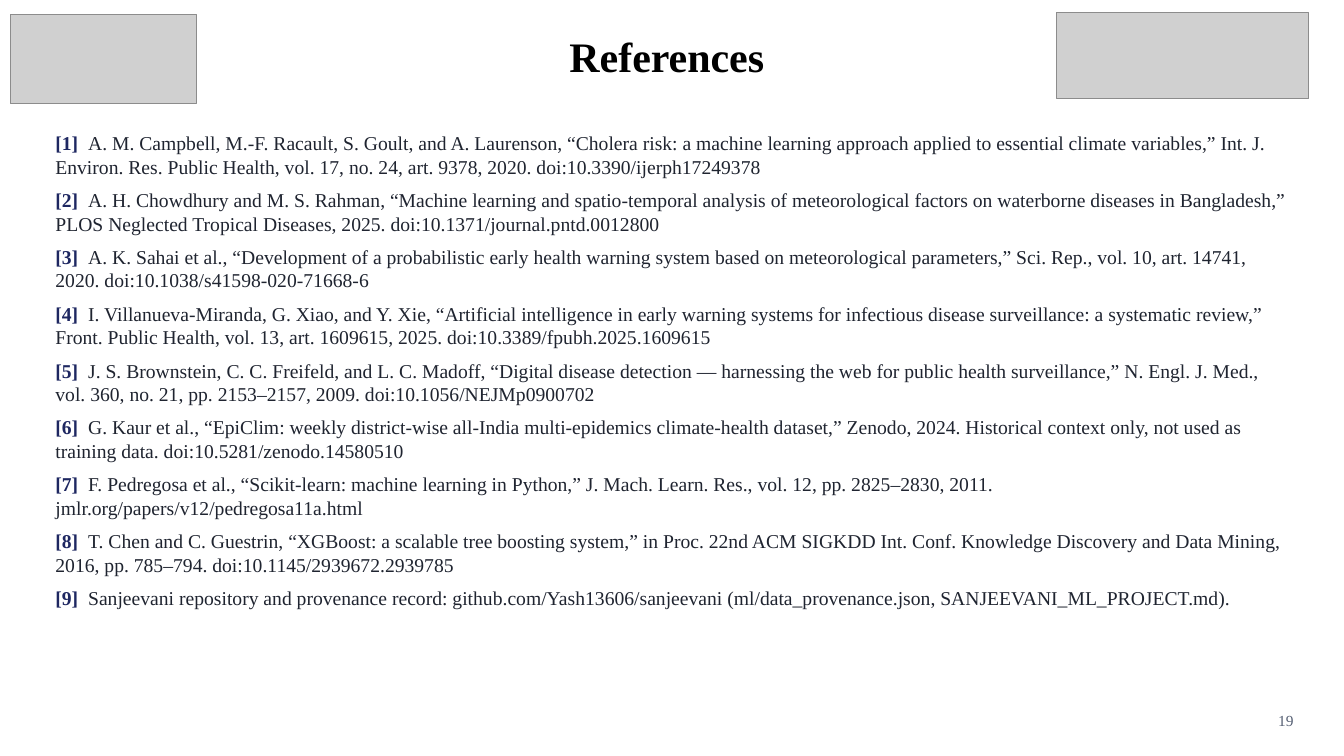
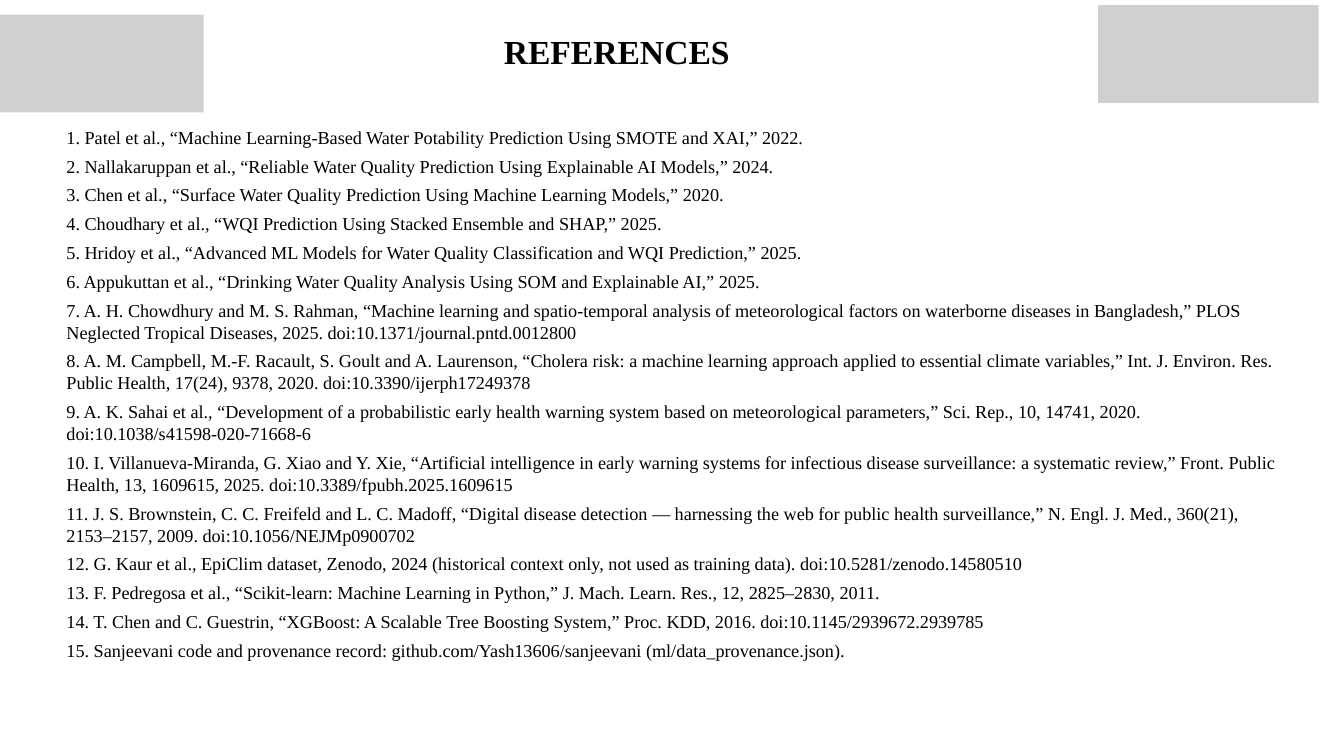
Before and after one commit to Yash13606/sanjeevani, a slide deck: slide 25 of presentation/Sanjeevani_ML_PPT.pptx (slide 19 before the commit). Drawn at 1344x756 pixels with LibreOffice and Linux fonts; fonts in the diff are those of the drawing; grey boxes stand for pictures. Boxes give left, top, right and bottom in pixels: in the first picture for what was removed or moved away, otherwise in the second. Text is boxed around its words. In the diff, an @@ line names an element or a change of style, - is before the commit and + after.

```diff
--- a/presentation/Sanjeevani_ML_PPT.pptx
+++ b/presentation/Sanjeevani_ML_PPT.pptx
@@ picture: place and size @@
-picture at <box>10,14,197,104</box>
+picture at <box>0,15,204,113</box>
@@ text "REFERENCES" at <box>504,41,730,65</box>: vertical alignment middle to top @@
@@ picture: place and size @@
-picture at <box>1057,12,1309,99</box>
+picture at <box>1099,5,1320,103</box>
@@ text at <box>504,41,730,65</box>: text changed; size 30 to 24 pt @@
-References
+REFERENCES
@@ text at <box>66,131,1275,661</box>: text changed; size 14 to 13 pt; text colour #1F2430 to #000000 @@
-[1] A. M. Campbell, M.-F. Racault, S. Goult, and A. Laurenson, “Cholera risk: a machine learning approach applied to essential climate variables,” Int. J. Environ. Res. Public Health, vol. 17, no. 24, art. 9378, 2020. doi:10.3390/ijerph17249378
-[2] A. H. Chowdhury and M. S. Rahman, “Machine learning and spatio-temporal analysis of meteorological factors on waterborne diseases in Bangladesh,” PLOS Neglected Tropical Diseases, 2025. doi:10.1371/journal.pntd.0012800
-[3] A. K. Sahai et al., “Development of a probabilistic early health warning system based on meteorological parameters,” Sci. Rep., vol. 10, art. 14741, 2020. doi:10.1038/s41598-020-71668-6
-[4] I. Villanueva-Miranda, G. Xiao, and Y. Xie, “Artificial intelligence in early warning systems for infectious disease surveillance: a systematic review,” Front. Public Health, vol. 13, art. 1609615, 2025. doi:10.3389/fpubh.2025.1609615
-[5] J. S. Brownstein, C. C. Freifeld, and L. C. Madoff, “Digital disease detection — harnessing the web for public health surveillance,” N. Engl. J. Med., vol. 360, no. 21, pp. 2153–2157, 2009. doi:10.1056/NEJMp0900702
-[6] G. Kaur et al., “EpiClim: weekly district-wise all-India multi-epidemics climate-health dataset,” Zenodo, 2024. Historical context only, not used as training data. doi:10.5281/zenodo.14580510
-[7] F. Pedregosa et al., “Scikit-learn: machine learning in Python,” J. Mach. Learn. Res., vol. 12, pp. 2825–2830, 2011. jmlr.org/papers/v12/pedregosa11a.html
-[8] T. Chen and C. Guestrin, “XGBoost: a scalable tree boosting system,” in Proc. 22nd ACM SIGKDD Int. Conf. Knowledge Discovery and Data Mining, 2016, pp. 785–794. doi:10.1145/2939672.2939785
-[9] Sanjeevani repository and provenance record: github.com/Yash13606/sanjeevani (ml/data_provenance.json, SANJEEVANI_ML_PROJECT.md).
+1. Patel et al., “Machine Learning-Based Water Potability Prediction Using SMOTE and XAI,” 2022.
+2. Nallakaruppan et al., “Reliable Water Quality Prediction Using Explainable AI Models,” 2024.
+3. Chen et al., “Surface Water Quality Prediction Using Machine Learning Models,” 2020.
+4. Choudhary et al., “WQI Prediction Using Stacked Ensemble and SHAP,” 2025.
+5. Hridoy et al., “Advanced ML Models for Water Quality Classification and WQI Prediction,” 2025.
+6. Appukuttan et al., “Drinking Water Quality Analysis Using SOM and Explainable AI,” 2025.
+7. A. H. Chowdhury and M. S. Rahman, “Machine learning and spatio-temporal analysis of meteorological factors on waterborne diseases in Bangladesh,” PLOS Neglected Tropical Diseases, 2025. doi:10.1371/journal.pntd.0012800
+8. A. M. Campbell, M.-F. Racault, S. Goult and A. Laurenson, “Cholera risk: a machine learning approach applied to essential climate variables,” Int. J. Environ. Res. Public Health, 17(24), 9378, 2020. doi:10.3390/ijerph17249378
+9. A. K. Sahai et al., “Development of a probabilistic early health warning system based on meteorological parameters,” Sci. Rep., 10, 14741, 2020. doi:10.1038/s41598-020-71668-6
+10. I. Villanueva-Miranda, G. Xiao and Y. Xie, “Artificial intelligence in early warning systems for infectious disease surveillance: a systematic review,” Front. Public Health, 13, 1609615, 2025. doi:10.3389/fpubh.2025.1609615
+11. J. S. Brownstein, C. C. Freifeld and L. C. Madoff, “Digital disease detection — harnessing the web for public health surveillance,” N. Engl. J. Med., 360(21), 2153–2157, 2009. doi:10.1056/NEJMp0900702
+12. G. Kaur et al., EpiClim dataset, Zenodo, 2024 (historical context only, not used as training data). doi:10.5281/zenodo.14580510
+13. F. Pedregosa et al., “Scikit-learn: Machine Learning in Python,” J. Mach. Learn. Res., 12, 2825–2830, 2011.
+14. T. Chen and C. Guestrin, “XGBoost: A Scalable Tree Boosting System,” Proc. KDD, 2016. doi:10.1145/2939672.2939785
+15. Sanjeevani code and provenance record: github.com/Yash13606/sanjeevani (ml/data_provenance.json).
@@ page number removed at <box>1278,716,1293,726</box> @@
-19
```
Also in this commit, not shown: 2 other slides changed, 22 slides added, 16 slides removed.
